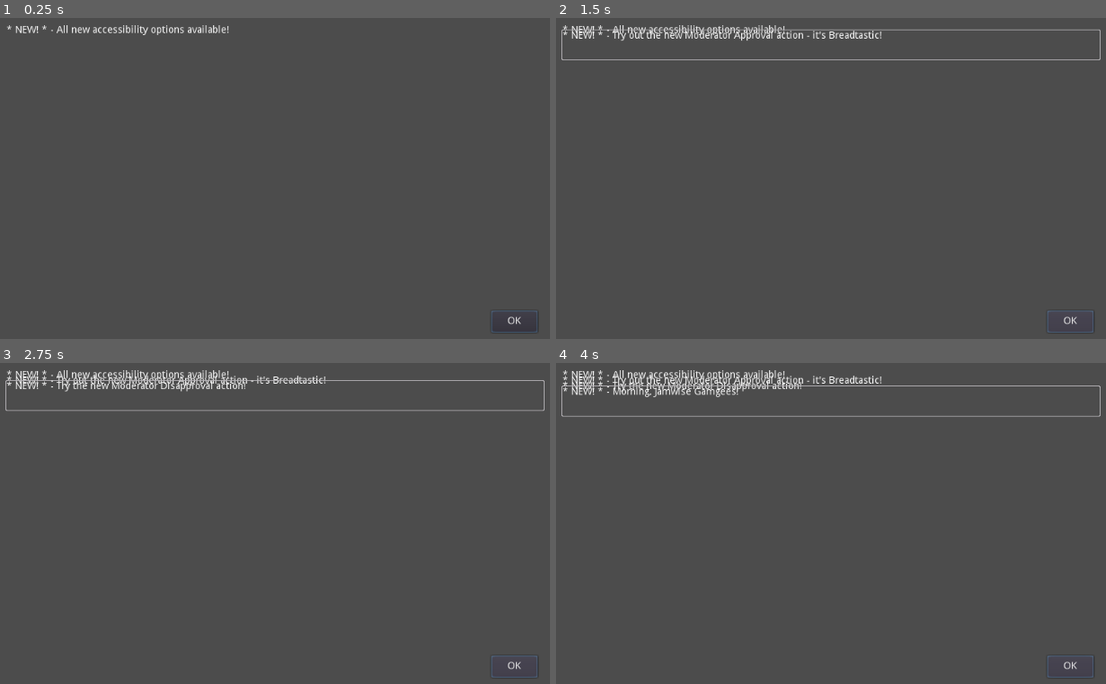
Above: before the commit, frames 1-4 (two rows, left to right).
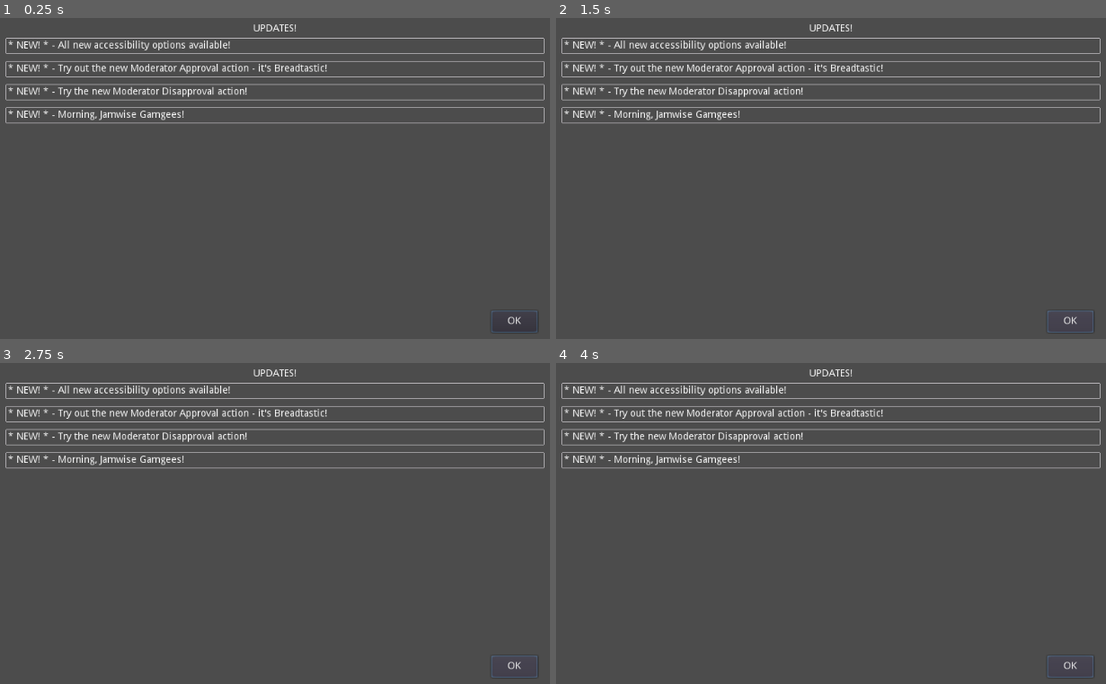
Above: after the commit, the same moments.

Repository: WolfgangSenff/FunPoliceSimulator
Game: Godot game, scene res://scenes/GUI.tscn
Two runs of this game, one before a commit and one after it. Both use one fixed random seed, a clock stepped at 60 frames per second and the inputs below.
Inputs:
- Up to frame 1 (0.25 s): no input
- Up to frame 2 (1.5 s): click "OK" at 0.5 s; click "OK" at 1.25 s
- Up to frame 3 (2.75 s): click "OK" at 2 s
- Up to frame 4 (4 s): tap Enter at 2.75 s

The runs differ from the first frame. In frame 1, 5.0% of the frame differs, in the area x 0-100%, y 1-33%; in frame 2, 6.0%; in frame 3, 6.3%; in frame 4, 6.2%.

Commit message:
Much better look and feel to the labels

Diff:
--- a/scenes/UpdateLabel.gd
+++ b/scenes/UpdateLabel.gd
@@ -1,16 +1,6 @@
 extends Control
 
 onready var _label = $MarginContainer/RichTextLabel
-onready var _size_tween = $MarginContainer/Tween
 
 func set_update_text(text : String) -> void:
     _label.bbcode_text = "* NEW! * - " + text
-    yield(get_tree(), "idle_frame")
-    _size_tween.interpolate_method(self, "_interpolate_rect_size_y", 0, 44, 0.5, Tween.TRANS_EXPO, Tween.EASE_IN, 0.0)
-    _size_tween.start()
-    yield(_size_tween, "tween_completed")
-    _label.fit_content_height = true
-
-
-func _interpolate_rect_size_y(new_value) -> void:
-    self.rect_size.y = new_value
--- a/scenes/UpdateLabel.tscn
+++ b/scenes/UpdateLabel.tscn
@@ -3,45 +3,58 @@
 [ext_resource path="res://scenes/UpdateLabel.gd" type="Script" id=1]
 [ext_resource path="res://assets/message_outline.png" type="Texture" id=2]
 
-[node name="UpdateLabel" type="NinePatchRect"]
+[node name="UpdateLabel" type="MarginContainer"]
 anchor_right = 1.0
 anchor_bottom = 1.0
 margin_right = -836.0
 margin_bottom = -596.0
+rect_min_size = Vector2( 188, 0 )
+mouse_filter = 2
+custom_constants/margin_right = 0
+custom_constants/margin_top = 0
+custom_constants/margin_left = 0
+custom_constants/margin_bottom = 0
+script = ExtResource( 1 )
+__meta__ = {
+"_edit_use_anchors_": false,
+"_editor_description_": ""
+}
+
+[node name="NinePatchRect" type="NinePatchRect" parent="."]
+margin_right = 188.0
+margin_bottom = 68.0
 rect_min_size = Vector2( 188, 0 )
 texture = ExtResource( 2 )
 patch_margin_left = 2
 patch_margin_top = 2
 patch_margin_right = 2
 patch_margin_bottom = 2
-script = ExtResource( 1 )
 __meta__ = {
-"_edit_use_anchors_": false,
 "_editor_description_": ""
 }
 
 [node name="MarginContainer" type="MarginContainer" parent="."]
-anchor_right = 1.0
-anchor_bottom = 1.0
-margin_bottom = 60.0
-custom_constants/margin_right = 2
-custom_constants/margin_top = 2
-custom_constants/margin_left = 2
-custom_constants/margin_bottom = 2
-__meta__ = {
-"_edit_use_anchors_": false
-}
+margin_right = 188.0
+margin_bottom = 68.0
+mouse_filter = 2
+custom_constants/margin_right = 4
+custom_constants/margin_top = 4
+custom_constants/margin_left = 4
+custom_constants/margin_bottom = 4
 
 [node name="RichTextLabel" type="RichTextLabel" parent="MarginContainer"]
-margin_left = 2.0
-margin_top = 2.0
-margin_right = 186.0
-margin_bottom = 2.0
+margin_left = 4.0
+margin_top = 4.0
+margin_right = 184.0
+margin_bottom = 64.0
+mouse_filter = 2
 bbcode_enabled = true
 bbcode_text = "Hello how are you doing? I don't know what's going on. mmmmmmmmmmmmmmm"
 text = "Hello how are you doing? I don't know what's going on. mmmmmmmmmmmmmmm"
+fit_content_height = true
 scroll_active = false
 
-[node name="AnimationPlayer" type="AnimationPlayer" parent="MarginContainer"]
+[node name="AnimationPlayer" type="AnimationPlayer" parent="."]
+root_node = NodePath("../NinePatchRect")
 
-[node name="Tween" type="Tween" parent="MarginContainer"]
+[node name="Tween" type="Tween" parent="."]
--- a/scenes/UpdatesPopup.gd
+++ b/scenes/UpdatesPopup.gd
@@ -20,5 +20,4 @@
     for update in updates:
         var label = UpdateLabelScene.instance()
         _container.add_child(label)
-        yield(label.set_update_text(update), "completed")
-        yield(get_tree().create_timer(0.5), "timeout")
+        label.set_update_text(update)
--- a/scenes/UpdatesPopup.tscn
+++ b/scenes/UpdatesPopup.tscn
@@ -82,6 +82,7 @@
 }
 
 [node name="UpdatesPopup" type="Popup"]
+visible = true
 margin_right = 817.0
 margin_bottom = 458.0
 script = ExtResource( 1 )
@@ -89,9 +90,22 @@
 "_edit_use_anchors_": false
 }
 
+[node name="Label" type="Label" parent="."]
+anchor_left = 0.5
+anchor_right = 0.5
+margin_left = -31.0
+margin_right = 31.0
+margin_bottom = 14.0
+text = "UPDATES!"
+align = 1
+__meta__ = {
+"_edit_use_anchors_": false
+}
+
 [node name="ScrollContainer" type="ScrollContainer" parent="."]
 anchor_right = 1.0
 anchor_bottom = 1.0
+margin_top = 20.0
 scroll_horizontal_enabled = false
 __meta__ = {
 "_edit_use_anchors_": false
@@ -99,9 +113,10 @@
 
 [node name="VBoxContainer" type="VBoxContainer" parent="ScrollContainer"]
 margin_right = 817.0
-margin_bottom = 458.0
+margin_bottom = 438.0
 size_flags_horizontal = 3
 size_flags_vertical = 3
+custom_constants/separation = 10
 
 [node name="Button" type="Button" parent="."]
 anchor_left = 1.0
@@ -120,8 +135,6 @@
 visible = false
 anchor_right = 1.0
 anchor_bottom = 1.0
-margin_right = 1024.0
-margin_bottom = 600.0
 color = Color( 0.588235, 0.588235, 0.588235, 1 )
 __meta__ = {
 "_edit_use_anchors_": false
